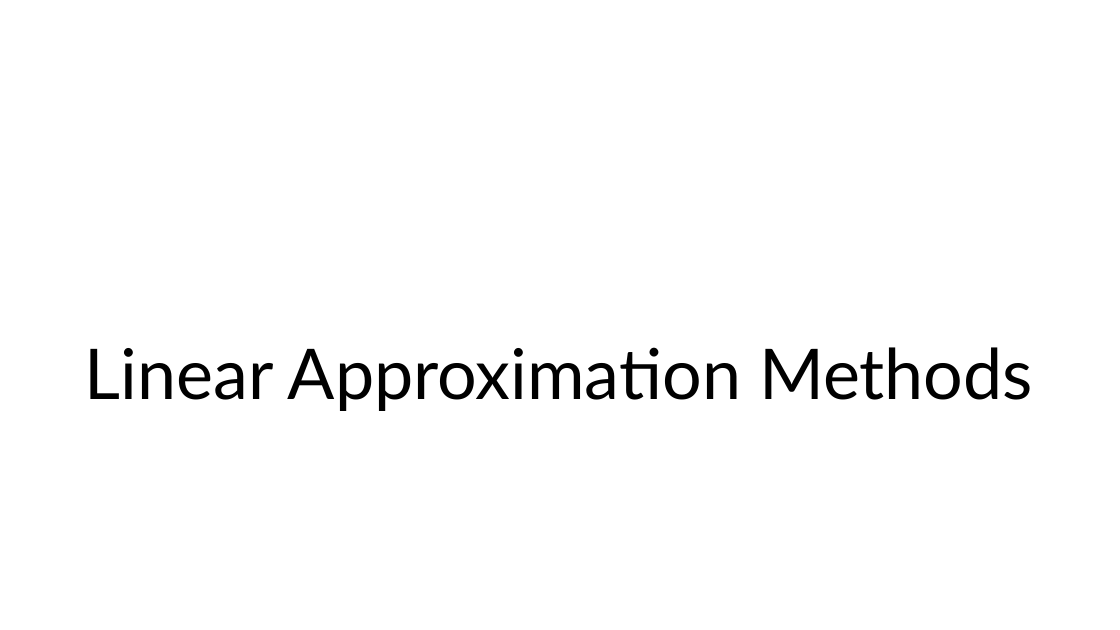
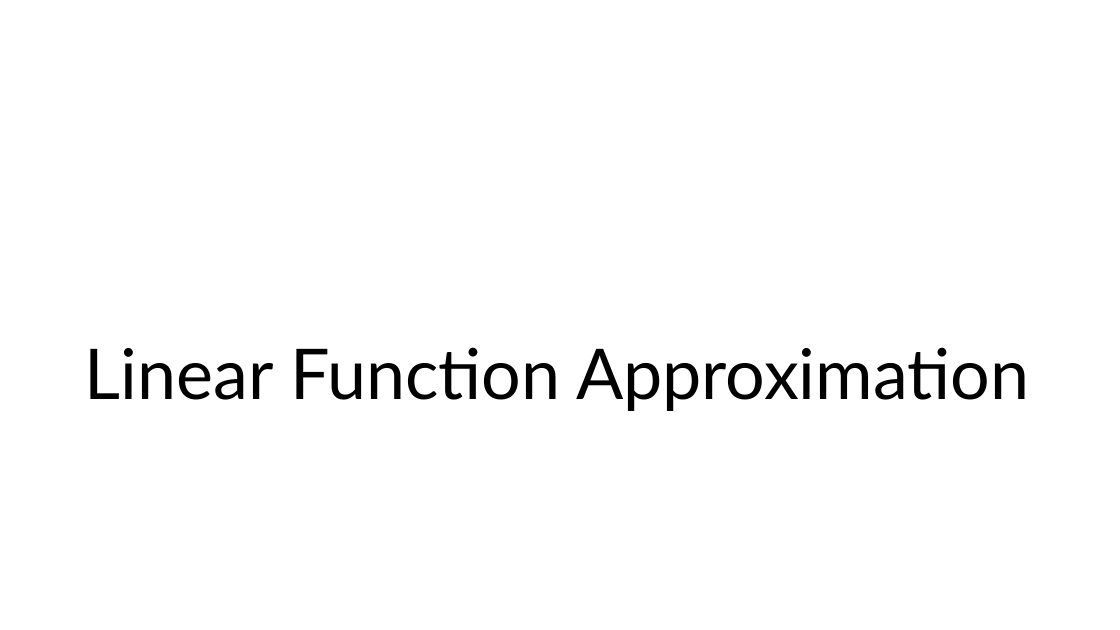
Before and after one commit to mhahsler/Introduction_to_Reinforcement_Learning, a slide deck: slide 20 of slides/Lecture_Chapter09.pptx (slide 19 before the commit). Drawn at 1120x630 pixels with LibreOffice and Linux fonts; fonts in the diff are those of the drawing; grey boxes stand for pictures. Boxes give left, top, right and bottom in pixels: in the first picture for what was removed or moved away, otherwise in the second. Text is boxed around its words. In the diff, an @@ line names an element or a change of style, - is before the commit and + after.

```diff
--- a/slides/Lecture_Chapter09.pptx
+++ b/slides/Lecture_Chapter09.pptx
@@ title at bbox=[85, 347, 1029, 411]: text changed @@
-Linear Approximation Methods
+Linear Function Approximation
```
Also in this commit, not shown: 11 other slides changed, 2 slides added, 3 other files.
